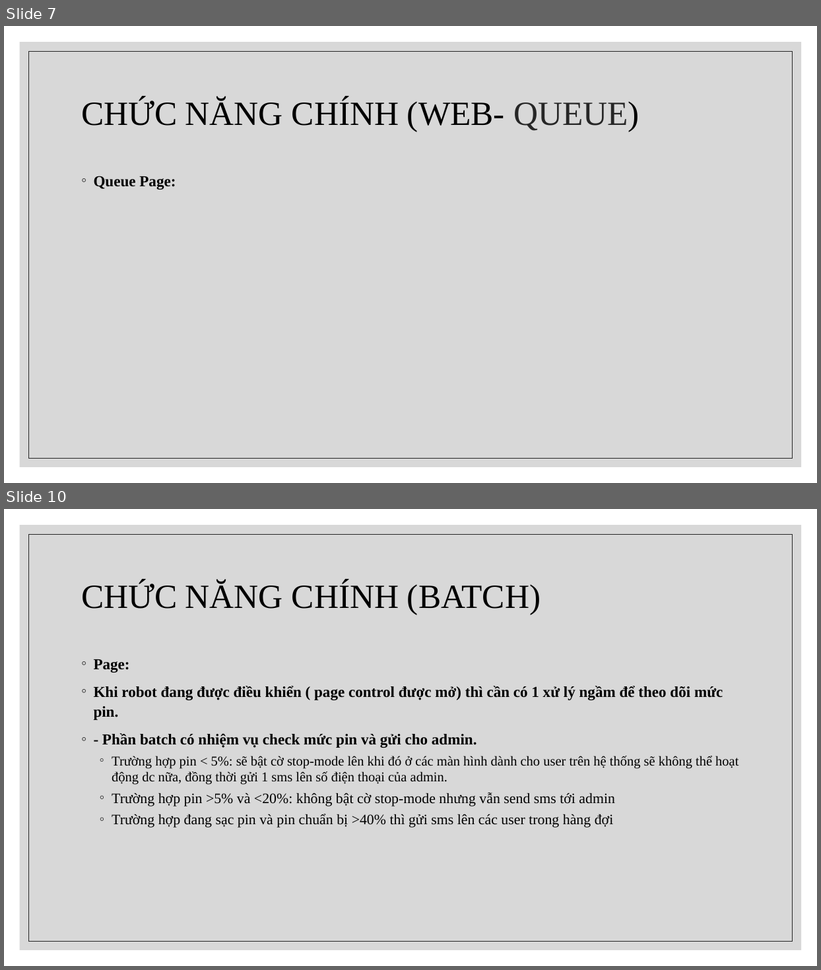
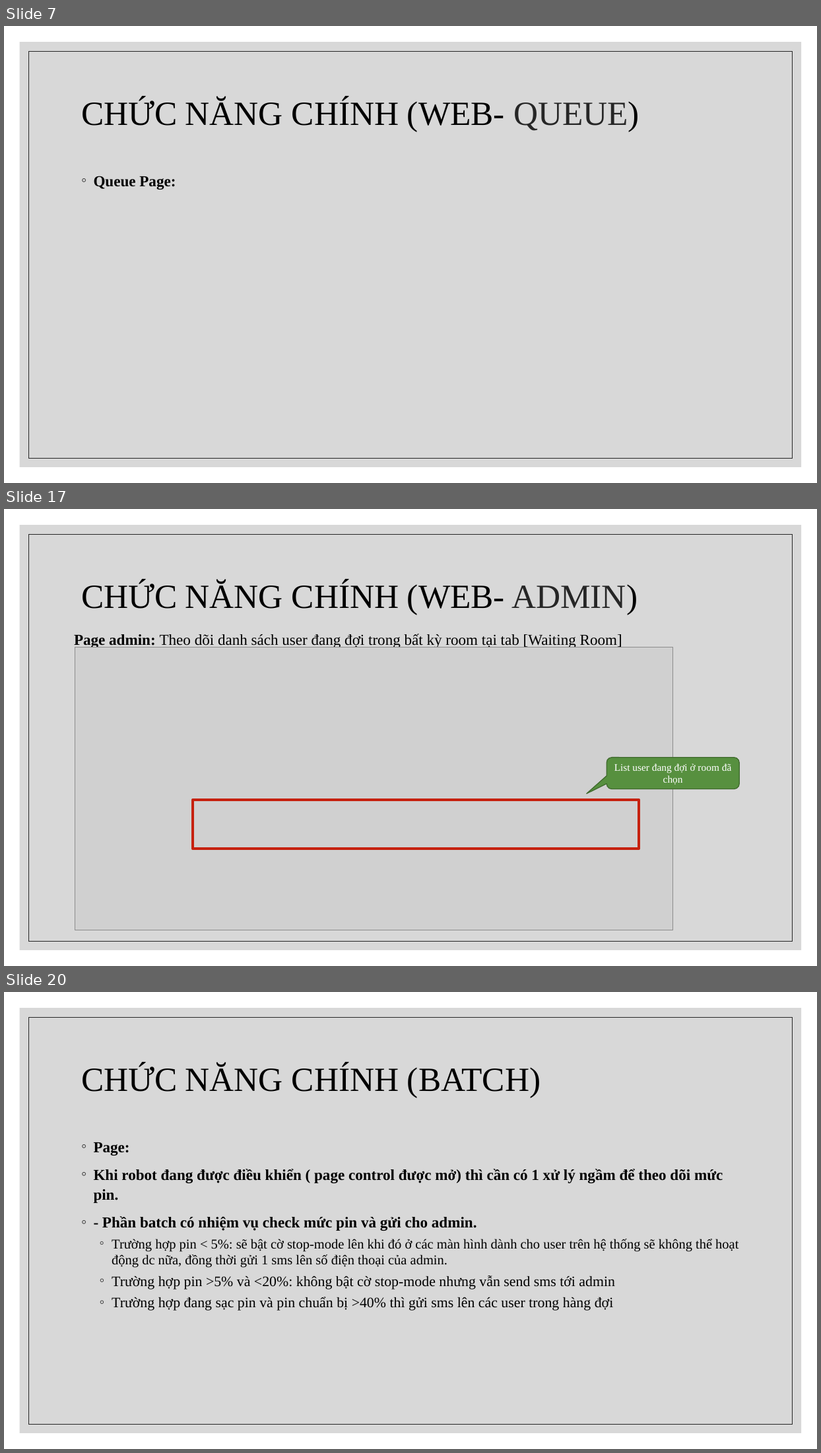
Before and after one commit to chet7h/restart_computer, a slide deck: Restart Computer.pptx. Shown one above the other, each under a label of ours: slides 7 and 10 before the commit, slides 7, 17 and 20 after it; the slides between them are not shown. The pictures are 821x970 and 821x1453 pixels, drawn with LibreOffice and Linux fonts; fonts in the diff are those of the drawing; grey boxes stand for pictures. Boxes give left, top, right and bottom in pixels: in the first picture for what was removed or moved away, otherwise in the second. Text is boxed around its words. In the diff, an @@ line names an element or a change of style, - is before the commit and + after.

```diff
--- a/Restart Computer.pptx
+++ b/Restart Computer.pptx
@@ slide 17 added at bbox=[4, 509, 817, 966], background #FFFFFF; not listed: 2 template elements that a slide beside it also shows @@
@@ title added at bbox=[81, 582, 638, 615], 40 pt, text #000000 @@
+CHỨC NĂNG CHÍNH (WEB- ADMIN)
@@ text added at bbox=[74, 634, 622, 649], 18 pt, text #000000 @@
+Page admin: Theo dõi danh sách user đang đợi trong bất kỳ room tại tab [Waiting Room]
@@ picture added at bbox=[75, 648, 673, 931] @@
@@ rounded speech box added at bbox=[607, 758, 740, 789], fill #57903F, outline #406B2F 1 pt, 12 pt, text #FFFFFF @@
+List user đang đợi ở room đã chọn
@@ rectangle added at bbox=[193, 800, 639, 849], outline #C6210E 3 pt @@
@@ what was slide 10 is now slide 20 @@
```
Also in this commit, not shown: 2 slides changed, 9 other slides added.
